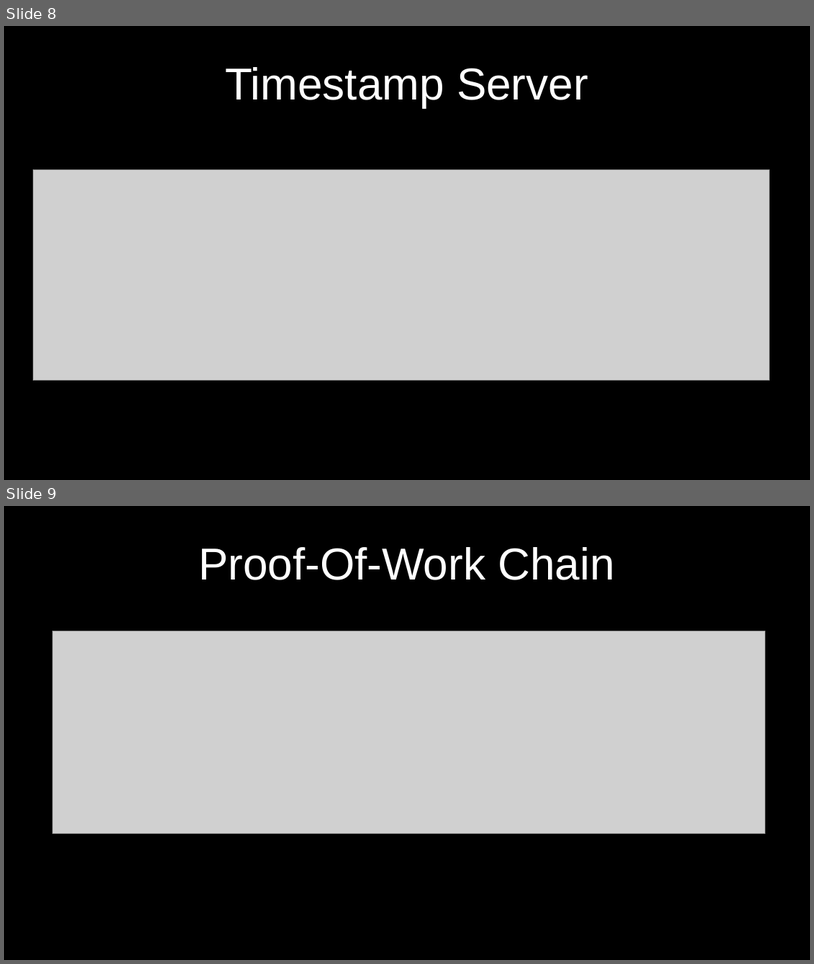
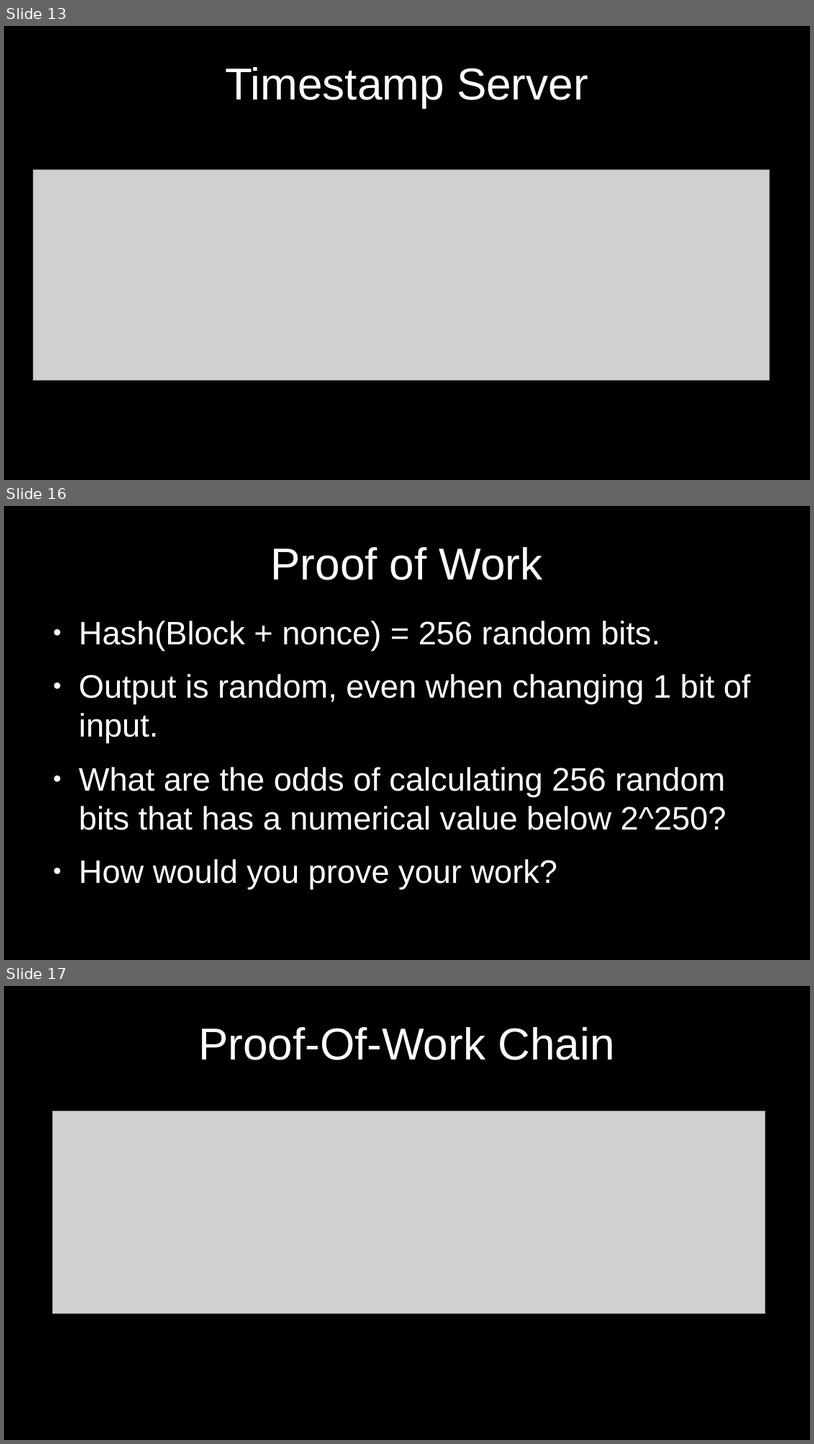
Before and after one commit to cmdruid/bitcoin-programming, a slide deck: slides/bitcoin-whitepaper-review.odp. Shown one above the other, each under a label of ours: slides 8 and 9 before the commit, slides 13, 16 and 17 after it; the slides between them are not shown. The pictures are 814x964 and 814x1444 pixels, drawn with LibreOffice and Linux fonts; fonts in the diff are those of the drawing; grey boxes stand for pictures. Boxes give left, top, right and bottom in pixels: in the first picture for what was removed or moved away, otherwise in the second. Text is boxed around its words. In the diff, an @@ line names an element or a change of style, - is before the commit and + after.

```diff
--- a/slides/bitcoin-whitepaper-review.odp
+++ b/slides/bitcoin-whitepaper-review.odp
@@ slide 16 added at <box>4,506,810,960</box>, background #000000 @@
@@ title added at <box>270,547,543,580</box>, 44 pt, text #FFFFFF @@
+Proof of Work
@@ text added at <box>79,620,751,889</box>, 32 pt, text #FFFFFF @@
+● Hash(Block + nonce) = 256 random bits.
+● Output is random, even when changing 1 bit of input.
+● What are the odds of calculating 256 random bits that has a numerical value below 2^250?
+● How would you prove your work?
@@ what was slide 8 is now slide 13 @@
@@ what was slide 9 is now slide 17 @@
```
Also in this commit, not shown: 2 slides changed, 8 other slides added, 1 slide removed, 7 other files.
